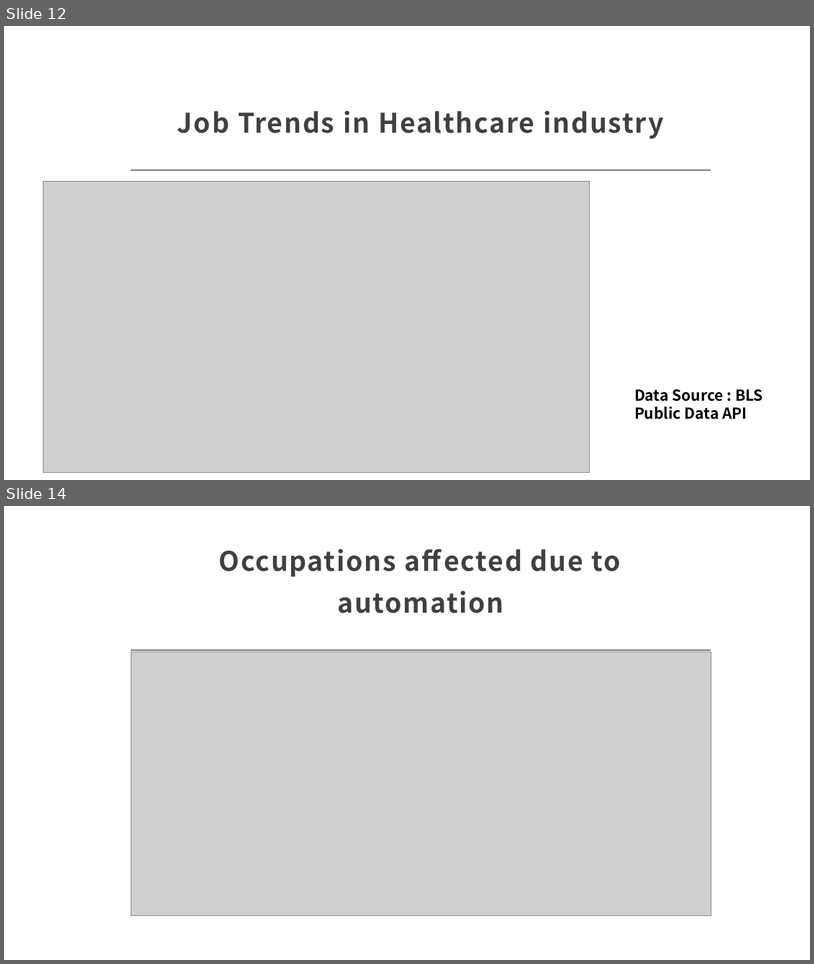
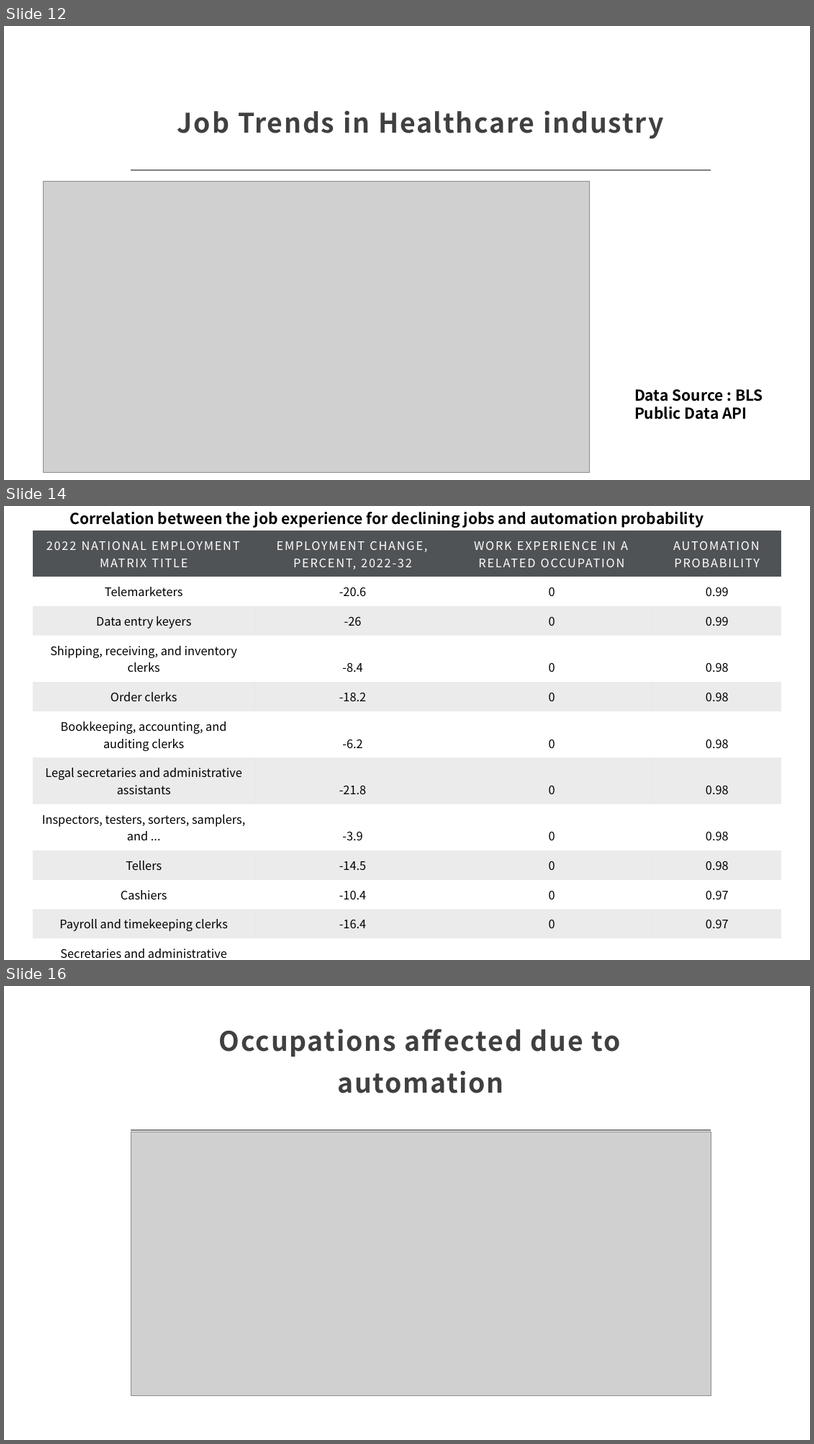
Before and after one commit to vinaya-kusuma/Project1, a slide deck: Project1.pptx. Shown one above the other, each under a label of ours: slides 12 and 14 before the commit, slides 12, 14 and 16 after it; the slides between them are not shown. The pictures are 814x964 and 814x1444 pixels, drawn with LibreOffice and Linux fonts; fonts in the diff are those of the drawing; grey boxes stand for pictures. Boxes give left, top, right and bottom in pixels: in the first picture for what was removed or moved away, otherwise in the second. Text is boxed around its words. In the diff, an @@ line names an element or a change of style, - is before the commit and + after.

```diff
--- a/Project1.pptx
+++ b/Project1.pptx
@@ slide 14 added at (4, 506, 810, 960), background #FFFFFF @@
@@ text added at (70, 512, 704, 528), 18 pt, text #000000, bold @@
+Correlation between the job experience for declining jobs and automation probability
@@ table added at (32, 530, 782, 960), 14 rows, 4 columns @@
+2022 NATIONAL EMPLOYMENT MATRIX TITLE | EMPLOYMENT CHANGE, PERCENT, 2022-32 | WORK EXPERIENCE IN A RELATED OCCUPATION | AUTOMATION PROBABILITY
+Telemarketers | -20.6 | 0 | 0.99
+Data entry keyers | -26 | 0 | 0.99
+Shipping, receiving, and inventory clerks | -8.4 | 0 | 0.98
+Order clerks | -18.2 | 0 | 0.98
+Bookkeeping, accounting, and auditing clerks | -6.2 | 0 | 0.98
+Legal secretaries and administrative assistants | -21.8 | 0 | 0.98
+Inspectors, testers, sorters, samplers, and ... | -3.9 | 0 | 0.98
+Tellers | -14.5 | 0 | 0.98
+Cashiers | -10.4 | 0 | 0.97
+Payroll and timekeeping clerks | -16.4 | 0 | 0.97
+Secretaries and administrative assistants, e... | -11.6 | 0 | 0.96
+Office clerks, general | -6.6 | 0 | 0.96
+Bill and account collectors | -9.6 | 0 | 0.95
@@ what was slide 14 is now slide 16 @@
```
Also in this commit, not shown: 5 slides changed, 4 other slides added, 5 slides removed.
